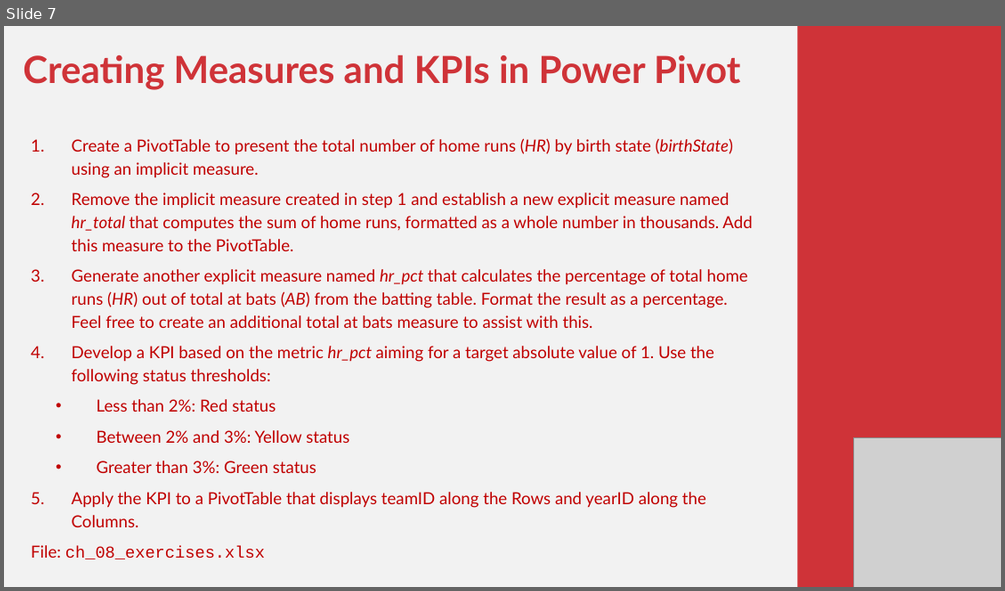
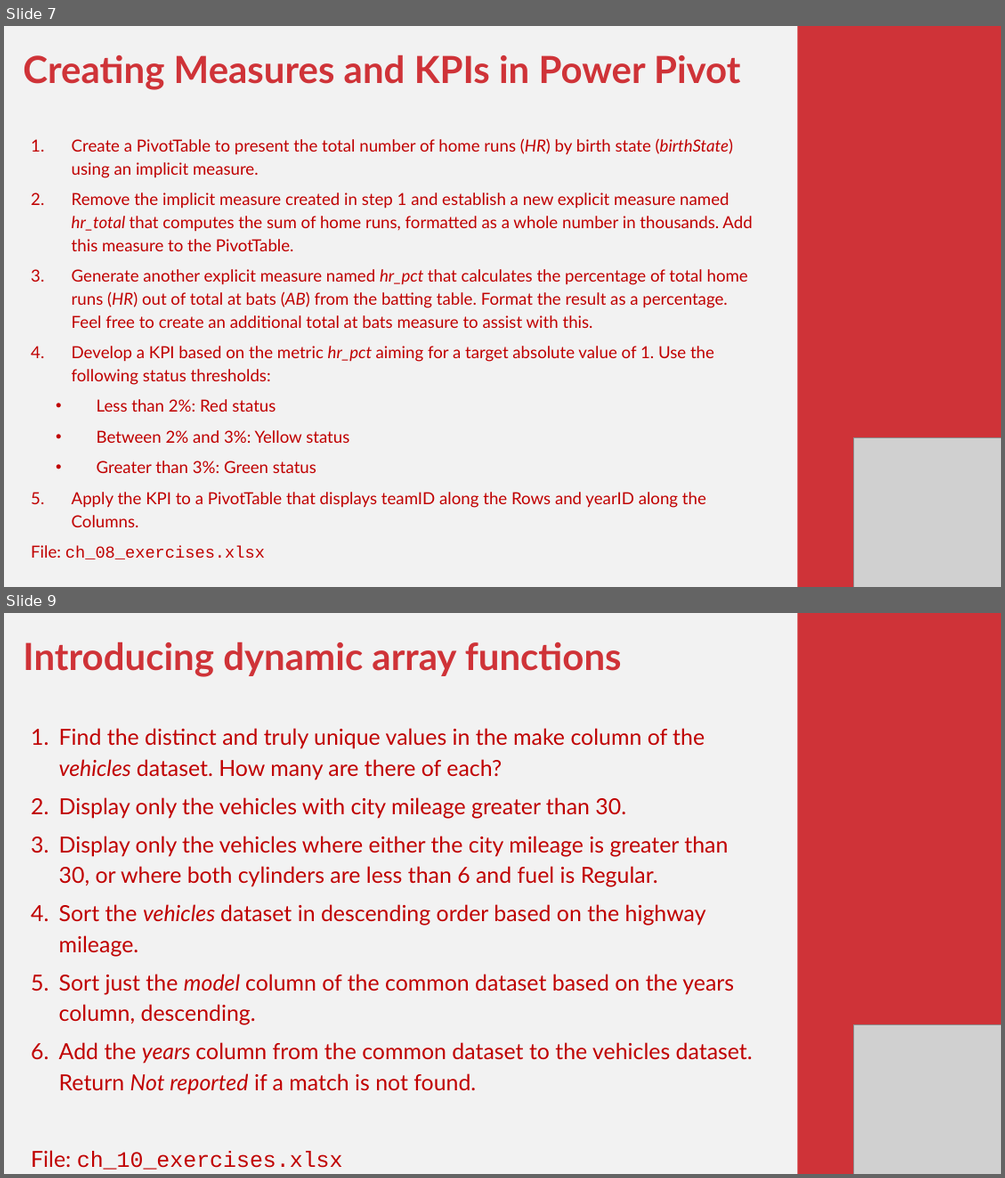
Before and after one commit to stringfestdata/modern-analytics-excel-book, a slide deck: exercises/mdae-exercises-by-chapter.pptx. Shown one above the other, each under a label of ours: slide 7 before the commit, slides 7 and 9 after it; the slides between them are not shown. The pictures are 1005x591 and 1005x1178 pixels, drawn with LibreOffice and Linux fonts; fonts in the diff are those of the drawing; grey boxes stand for pictures. Boxes give left, top, right and bottom in pixels: in the first picture for what was removed or moved away, otherwise in the second. Text is boxed around its words. In the diff, an @@ line names an element or a change of style, - is before the commit and + after.

```diff
--- a/exercises/mdae-exercises-by-chapter.pptx
+++ b/exercises/mdae-exercises-by-chapter.pptx
@@ slide 9 added at <box>4,613,1001,1174</box>, background #F2F2F2 @@
@@ rectangle added at <box>798,613,1001,1174</box>, fill #CF3338 @@
@@ text added at <box>23,642,752,1169</box>, 32 pt, text #C00000 @@
+Introducing dynamic array functions
+1. Find the distinct and truly unique values in the make column of the vehicles dataset. How many are there of each?
+2. Display only the vehicles with city mileage greater than 30.
+3. Display only the vehicles where either the city mileage is greater than 30, or where both cylinders are less than 6 and fuel is Regular.
+4. Sort the vehicles dataset in descending order based on the highway mileage.
+5. Sort just the model column of the common dataset based on the years column, descending.
+6. Add the years column from the common dataset to the vehicles dataset. Return Not reported if a match is not found.
+File: ch_10_exercises.xlsx
@@ picture added at <box>853,1024,1001,1174</box> @@
```
Also in this commit, not shown: 3 other slides added.
